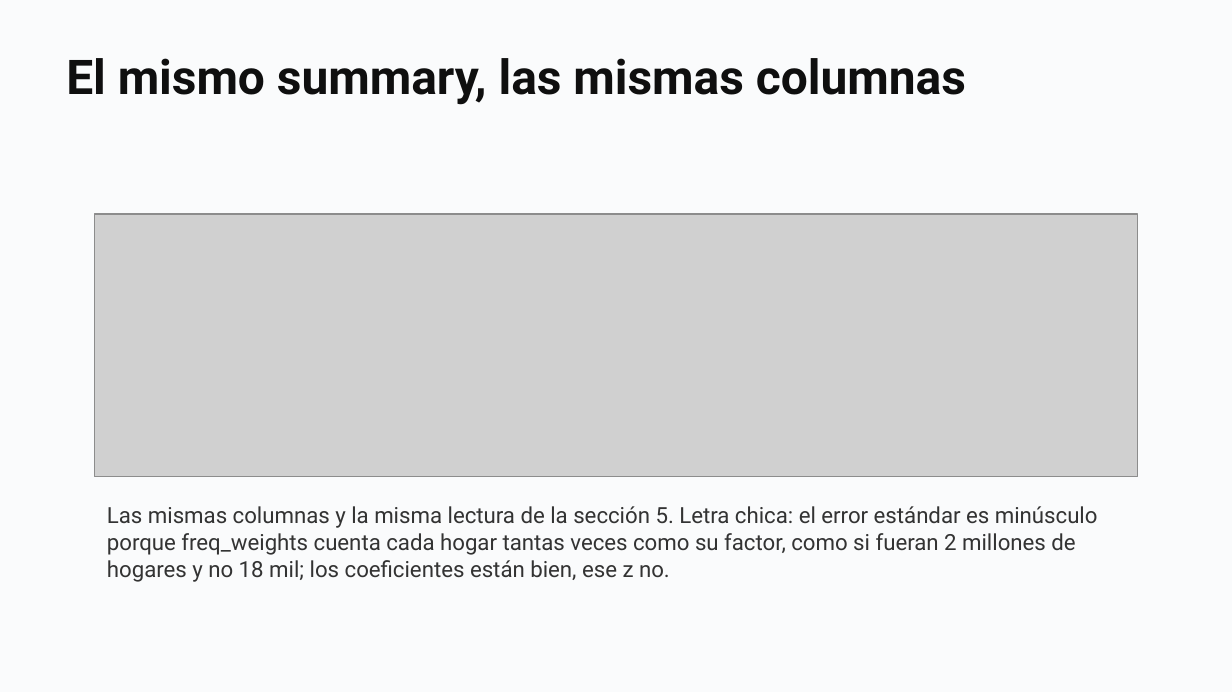
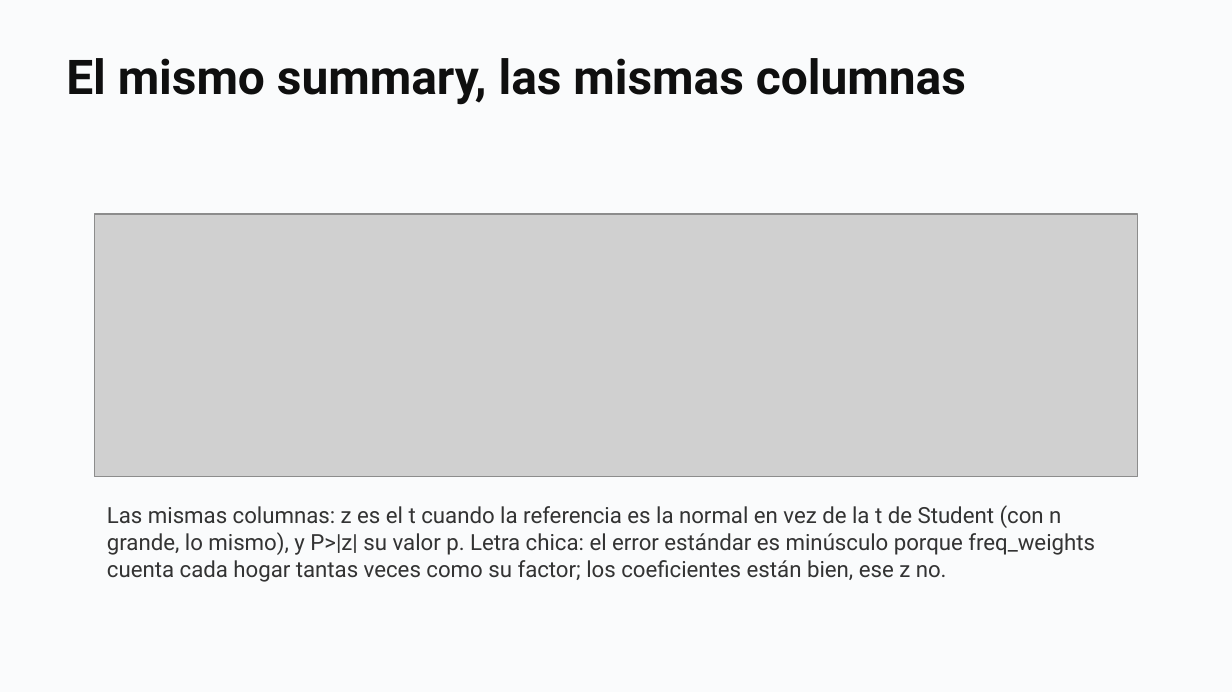
Before and after one commit to daniopitz/diplomado-cdd, a slide deck: slide 54 of presentaciones/clase05_probabilidad_inferencia.pptx (slide 53 before the commit). Drawn at 1232x692 pixels with LibreOffice and Linux fonts; fonts in the diff are those of the drawing; grey boxes stand for pictures. Boxes give left, top, right and bottom in pixels: in the first picture for what was removed or moved away, otherwise in the second. Text is boxed around its words. In the diff, an @@ line names an element or a change of style, - is before the commit and + after.

```diff
--- a/presentaciones/clase05_probabilidad_inferencia.pptx
+++ b/presentaciones/clase05_probabilidad_inferencia.pptx
@@ text at box(107, 505, 1095, 582): text changed @@
-Las mismas columnas y la misma lectura de la sección 5. Letra chica: el error estándar es minúsculo porque freq_weights cuenta cada hogar tantas veces como su factor, como si fueran 2 millones de hogares y no 18 mil; los coeficientes están bien, ese z no.
+Las mismas columnas: z es el t cuando la referencia es la normal en vez de la t de Student (con n grande, lo mismo), y P>|z| su valor p. Letra chica: el error estándar es minúsculo porque freq_weights cuenta cada hogar tantas veces como su factor; los coeficientes están bien, ese z no.
```
Also in this commit, not shown: 1 other slide changed, 1 slide added, 3 other files.
